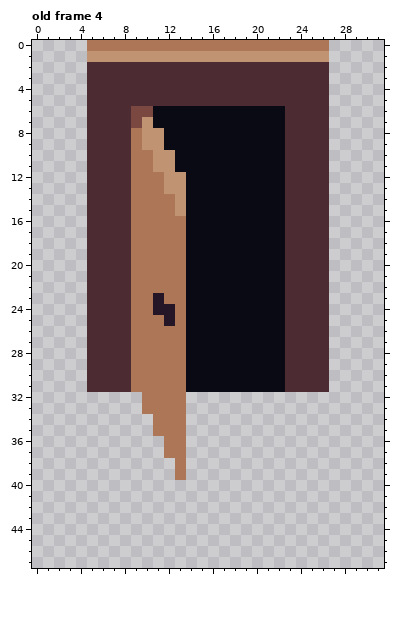
File history of a pixel-art file, Assets/Sprites/Door.aseprite. Above is the file before it was changed.
32x48 pixels, 5 frames. Shown: old frame 4. The commit also changed other frames, which this record leaves out.
And afterwards:
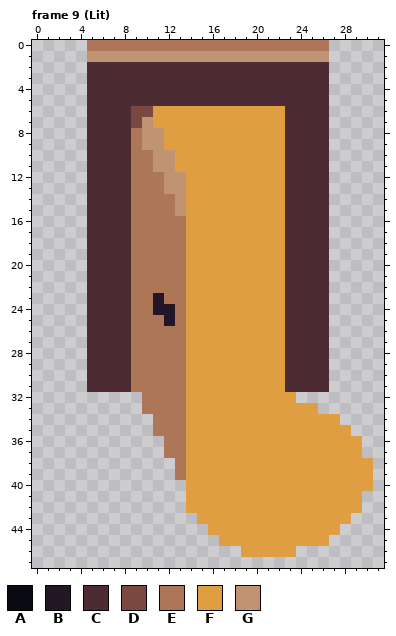
Palette (. is transparent): A #090a14  B #241527  C #4d2b32  D #7a4841  E #ad7757  F #de9e41  G #c09473
A new or re-ordered frame is compared with the old frame closest to it.
Message: Add lit doors
Difference:
{"change": "frames 5 -> 10"}
{"change": "layer \"Door\" added"}
{"change": "layer \"Light\" added"}
{"change": "layer \"Layer 1\" removed"}
{"where": "frame 9 (Lit) is new; against old frame 4, layer \"Light\""}
{"frame":9,"y":6,"x":11,"old":"AAAAAAAAAAAA","new":"FFFFFFFFFFFF"}
{"frame":9,"y":7,"x":11,"old":"AAAAAAAAAAAA","new":"FFFFFFFFFFFF"}
{"frame":9,"y":8,"x":12,"old":"AAAAAAAAAAA","new":"FFFFFFFFFFF"}
{"frame":9,"y":9,"x":12,"old":"AAAAAAAAAAA","new":"FFFFFFFFFFF"}
{"frame":9,"y":10,"x":13,"old":"AAAAAAAAAA","new":"FFFFFFFFFF"}
{"frame":9,"y":11,"x":13,"old":"AAAAAAAAAA","new":"FFFFFFFFFF"}
{"frame":9,"y":12,"x":14,"old":"AAAAAAAAA","new":"FFFFFFFFF"}
{"frame":9,"y":13,"x":14,"old":"AAAAAAAAA","new":"FFFFFFFFF"}
{"frame":9,"y":14,"x":14,"old":"AAAAAAAAA","new":"FFFFFFFFF"}
{"frame":9,"y":15,"x":14,"old":"AAAAAAAAA","new":"FFFFFFFFF"}
{"frame":9,"y":16,"x":14,"old":"AAAAAAAAA","new":"FFFFFFFFF"}
{"frame":9,"y":17,"x":14,"old":"AAAAAAAAA","new":"FFFFFFFFF"}
{"frame":9,"y":18,"x":14,"old":"AAAAAAAAA","new":"FFFFFFFFF"}
{"frame":9,"y":19,"x":14,"old":"AAAAAAAAA","new":"FFFFFFFFF"}
{"frame":9,"y":20,"x":14,"old":"AAAAAAAAA","new":"FFFFFFFFF"}
{"frame":9,"y":21,"x":14,"old":"AAAAAAAAA","new":"FFFFFFFFF"}
{"frame":9,"y":22,"x":14,"old":"AAAAAAAAA","new":"FFFFFFFFF"}
{"frame":9,"y":23,"x":14,"old":"AAAAAAAAA","new":"FFFFFFFFF"}
{"frame":9,"y":24,"x":14,"old":"AAAAAAAAA","new":"FFFFFFFFF"}
{"frame":9,"y":25,"x":14,"old":"AAAAAAAAA","new":"FFFFFFFFF"}
{"frame":9,"y":26,"x":14,"old":"AAAAAAAAA","new":"FFFFFFFFF"}
{"frame":9,"y":27,"x":14,"old":"AAAAAAAAA","new":"FFFFFFFFF"}
{"frame":9,"y":28,"x":14,"old":"AAAAAAAAA","new":"FFFFFFFFF"}
{"frame":9,"y":29,"x":14,"old":"AAAAAAAAA","new":"FFFFFFFFF"}
{"frame":9,"y":30,"x":14,"old":"AAAAAAAAA","new":"FFFFFFFFF"}
{"frame":9,"y":31,"x":14,"old":"AAAAAAAAA","new":"FFFFFFFFF"}
{"frame":9,"y":32,"x":14,"old":"..........","new":"FFFFFFFFFF"}
{"frame":9,"y":33,"x":14,"old":"............","new":"FFFFFFFFFFFF"}
{"frame":9,"y":34,"x":14,"old":"..............","new":"FFFFFFFFFFFFFF"}
{"frame":9,"y":35,"x":14,"old":"...............","new":"FFFFFFFFFFFFFFF"}
{"frame":9,"y":36,"x":14,"old":"................","new":"FFFFFFFFFFFFFFFF"}
{"frame":9,"y":37,"x":14,"old":"................","new":"FFFFFFFFFFFFFFFF"}
{"frame":9,"y":38,"x":14,"old":".................","new":"FFFFFFFFFFFFFFFFF"}
{"frame":9,"y":39,"x":14,"old":".................","new":"FFFFFFFFFFFFFFFFF"}
{"frame":9,"y":40,"x":14,"old":".................","new":"FFFFFFFFFFFFFFFFF"}
{"frame":9,"y":41,"x":14,"old":"................","new":"FFFFFFFFFFFFFFFF"}
{"frame":9,"y":42,"x":14,"old":"................","new":"FFFFFFFFFFFFFFFF"}
{"frame":9,"y":43,"x":15,"old":"..............","new":"FFFFFFFFFFFFFF"}
{"frame":9,"y":44,"x":16,"old":"............","new":"FFFFFFFFFFFF"}
{"frame":9,"y":45,"x":17,"old":"..........","new":"FFFFFFFFFF"}
{"frame":9,"y":46,"x":19,"old":".....","new":"FFFFF"}
{"label":"changed","picture_box":[153,106,373,557]}
